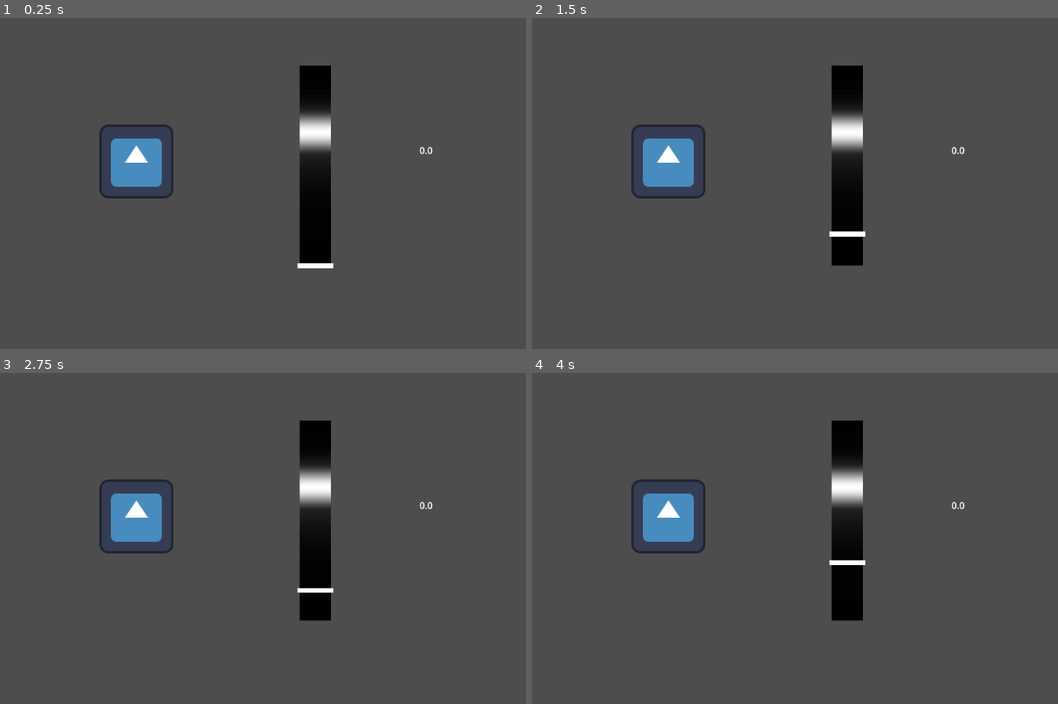
Above: before the commit, frames 1-4 (two rows, left to right).
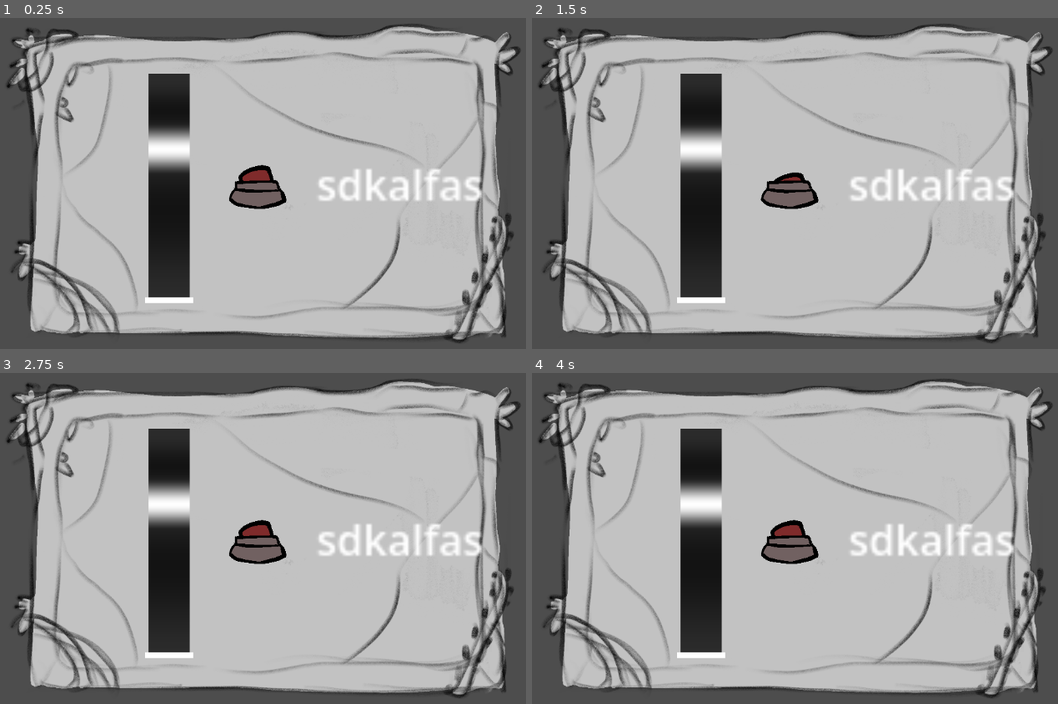
Above: after the commit, the same moments.

Repository: Horacjusz/a_merdz_byl
Game: Godot game, scene res://scenes/riddles/MashSlider.tscn
The game is run twice, just before and just after one commit, with the same random seed, the same clock (stepped at 60 frames per second) and the same inputs. This scene is started directly instead of the project's main scene. The engine's default icon, where the game draws it, is replaced by a stand-in: a white triangle on a blue panel in a dark square. Sound files missing from this copy of the repository are replaced by a short silence.
Inputs (mouse positions are in pixels of both pictures, inside the frame that each line leads up to; where the layout moved, square brackets give the same spot in the first picture):
- Up to frame 1 (0.25 s): no input
- Up to frame 2 (1.5 s): click (789, 183) [668, 160] at 0.5 s; move the mouse to (947, 160) at 1.27 s; hold Right (ui_right) from 1.28 s (still down); hold Space (spacja) from 1.28 s (still down)
- Up to frame 3 (2.75 s): tap Enter at 2 s; move the mouse to (136, 551) at 2.02 s; release Right (ui_right) at 2.03 s; release Space (spacja) at 2.03 s; hold Down (ui_down) from 2.03 s (still down); tap Space (spacja) at 2.1 s
- Up to frame 4 (4 s): move the mouse to (868, 449) at 2.77 s; release Down (ui_down) at 2.78 s; hold Right (ui_right) 2.78-3.53 s; hold Space (spacja) 2.78-3.53 s; move the mouse to (768, 608) at 3.52 s; hold Up (ui_up) from 3.53 s (still down); tap Space (spacja) at 3.6 s

The runs differ from the first frame. In frame 1, 80% of the frame differs, in the area x 1-99%, y 1-99%; in frame 2, 80%; in frame 3, 80%; in frame 4, 80%.
Error after the commit: Parse Error: Function "solve()" not found in base self. (res://scripts/riddles/mash_slider.gd:36)

Commit message:
fixes to mashslider riddle

Diff:
--- a/game/scenes/riddles/MashSlider.tscn
+++ b/game/scenes/riddles/MashSlider.tscn
@@ -1,12 +1,14 @@
 [gd_scene format=3 uid="uid://blgjf8g5xak4d"]
 
 [ext_resource type="Script" uid="uid://d13ryb8yngpfh" path="res://scripts/riddles/mash_slider.gd" id="1_8c2yd"]
-[ext_resource type="Texture2D" uid="uid://1d7eexj3bkmg" path="res://assets/icon.svg" id="2_lx3n7"]
+[ext_resource type="Texture2D" uid="uid://c0rdxc0e08gd1" path="res://assets/gui_asset/Background_riddles.png" id="2_ajxi1"]
+[ext_resource type="Texture2D" uid="uid://tpc0qt0ohaqc" path="res://assets/riddles_asset/Broken_button_asset.png" id="2_lx3n7"]
+[ext_resource type="Texture2D" uid="uid://2be8veid58jg" path="res://assets/riddles_asset/Broken_push_asset.png" id="3_ajxi1"]
 
 [sub_resource type="Gradient" id="Gradient_fqt85"]
 interpolation_mode = 2
 offsets = PackedFloat32Array(0.02409637, 0.22222222, 0.33333337, 0.44444445, 1)
-colors = PackedColorArray(0, 0, 0, 1, 0.12955844, 0.12955847, 0.12955844, 1, 1, 1, 1, 1, 0.12955862, 0.12955841, 0.12955844, 1, 0, 0, 0, 1)
+colors = PackedColorArray(0.16924527, 0.1692453, 0.16924527, 1, 0.12955844, 0.12955847, 0.12955844, 1, 1, 1, 1, 1, 0.12955862, 0.12955841, 0.12955844, 1, 0.16924527, 0.1692453, 0.16924527, 1)
 metadata/_snap_enabled = true
 metadata/_snap_count = 9
 
@@ -22,17 +24,26 @@
 [node name="MashSlider" type="Node2D" unique_id=1674942122]
 script = ExtResource("1_8c2yd")
 
+[node name="Sprite2D" type="Sprite2D" parent="." unique_id=389297898]
+position = Vector2(576, 324)
+scale = Vector2(0.55890656, 0.55890656)
+texture = ExtResource("2_ajxi1")
+
 [node name="TextureButton" type="TextureButton" parent="." unique_id=1303995586]
-offset_left = 284.0
-offset_top = 232.0
-offset_right = 412.0
-offset_bottom = 360.0
+offset_left = 505.99997
+offset_top = 290.0
+offset_right = 1032.0
+offset_bottom = 745.0
+scale = Vector2(0.2, 0.2)
+size_flags_vertical = 4
 texture_normal = ExtResource("2_lx3n7")
+texture_pressed = ExtResource("3_ajxi1")
+metadata/_edit_use_anchors_ = true
 
 [node name="Slider" type="Sprite2D" parent="." unique_id=745835303]
-position = Vector2(657, 303)
+position = Vector2(404.608, 340)
 rotation = 1.5707964
-scale = Vector2(1.3544567, 1.4880338)
+scale = Vector2(1.5322195, 1.9652065)
 texture = SubResource("GradientTexture1D_8ny38")
 region_enabled = true
 region_rect = Rect2(0, 0, 256, 36)
@@ -43,10 +54,12 @@
 texture = SubResource("GradientTexture1D_feo8c")
 
 [node name="Label" type="Label" parent="." unique_id=1217998930]
-offset_left = 837.0
-offset_top = 265.0
-offset_right = 933.0
-offset_bottom = 303.0
+offset_left = 659.0
+offset_top = 282.00003
+offset_right = 858.0
+offset_bottom = 383.00003
+scale = Vector2(4.536269, 4.536269)
 text = "sdkalfas"
+metadata/_edit_use_anchors_ = true
 
 [connection signal="button_down" from="TextureButton" to="." method="jump"]
--- a/game/scripts/riddles/mash_slider.gd
+++ b/game/scripts/riddles/mash_slider.gd
@@ -1,10 +1,10 @@
 extends Riddle
 
 var velocity := 0.0
-const MAX_VELOCITY := 200
-const MIN_VELOCITY := -300
-const VELOCITY_CHANGE := 500
-const SLIDER_LEN := 256  # hacky :/
+const MAX_VELOCITY := 200.0
+const MIN_VELOCITY := -300.0
+const VELOCITY_CHANGE := 500.0
+const SLIDER_LEN := 256.0  # hacky :/
 
 var score := 0.0
 
@@ -13,6 +13,7 @@
 
 func get_height() -> float:
 	var pos: float = $Slider/Indicator.position.x
+	@warning_ignore("integer_division")
 	return (SLIDER_LEN/2 - pos) / SLIDER_LEN
 
 func _physics_process(delta: float) -> void:
@@ -32,4 +33,4 @@
 
 	if score < 0: score = 0
 	$Label.text = str(score)
-	if score > 1: solved.emit()
+	if score > 1: solve()
